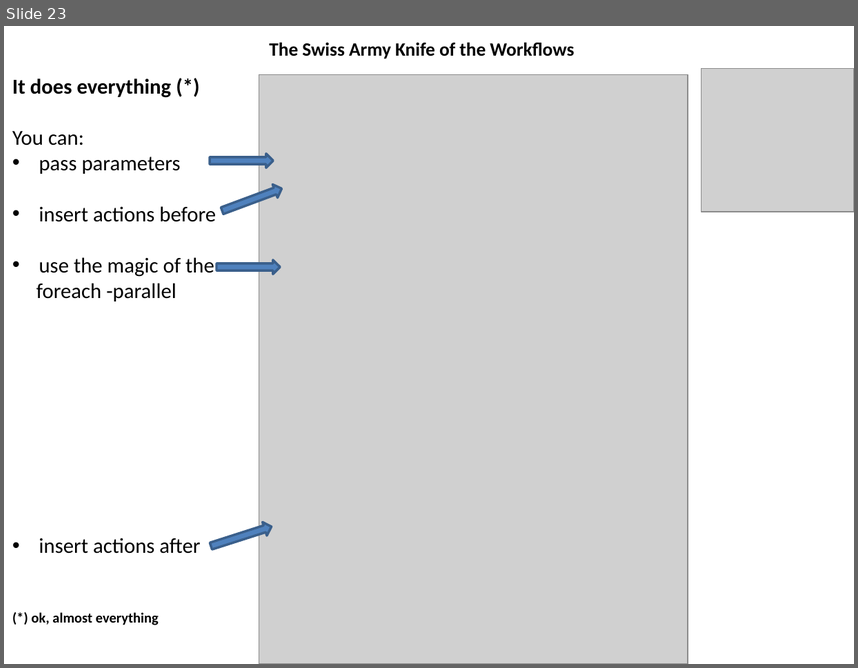
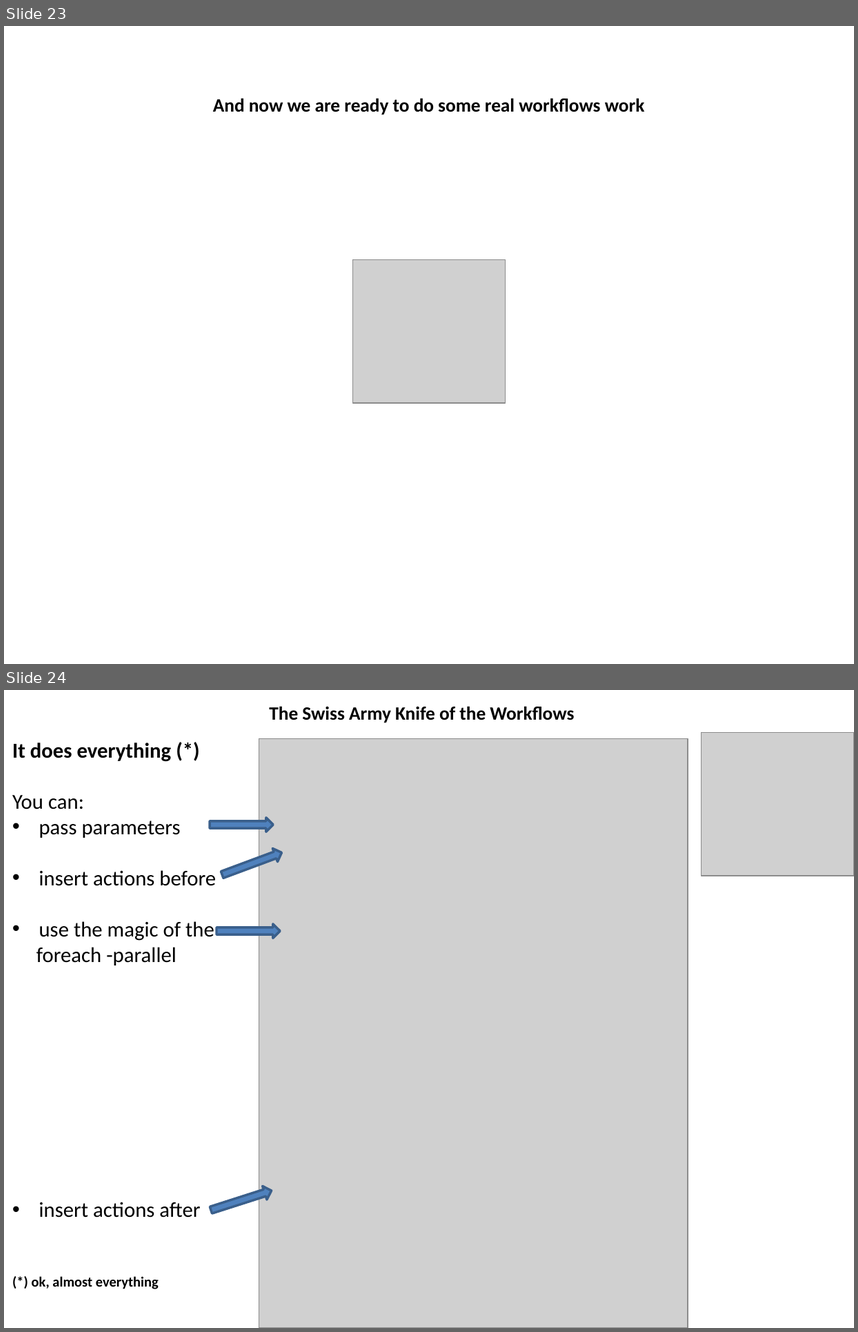
Before and after one commit to wildgrok/PowerShell, a slide deck: PowerShell From The Trenches - Workflows.pptx. Shown one above the other, each under a label of ours: slide 23 before the commit, slides 23 and 24 after it. The pictures are 858x668 and 858x1332 pixels, drawn with LibreOffice and Linux fonts; fonts in the diff are those of the drawing; grey boxes stand for pictures. Boxes give left, top, right and bottom in pixels: in the first picture for what was removed or moved away, otherwise in the second. Text is boxed around its words. In the diff, an @@ line names an element or a change of style, - is before the commit and + after.

```diff
--- a/PowerShell From The Trenches - Workflows.pptx
+++ b/PowerShell From The Trenches - Workflows.pptx
@@ slide 23 added at (4, 26, 854, 664), background #FFFFFF @@
@@ title added at (213, 98, 645, 115), 16 pt, text #000000, bold @@
+And now we are ready to do some real workflows work
@@ picture added at (352, 260, 506, 403) @@
@@ what was slide 23 is now slide 24 @@
```
Also in this commit, not shown: 20 slides changed, 20 other slides added, 2 slides removed.
